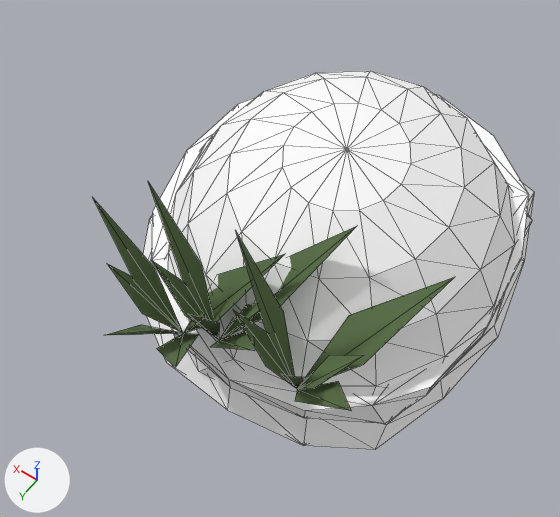
The glTF model assets/us/props/helmets/m1_foliage.glb: old version first, new version second.
Both versions are drawn from a 50 mm lens placed at (-0.153, 0.274, 0.343), pointed at (0.007, 0.049, -0.01). Arrows for +X, +Y and +Z are at lower left; the lights stay in place. The picture after the commit comes second. Mesh edges are drawn as thin lines. Where no turn or scale is listed for an object, it has been applied to the vertices. Vertices at exactly the same position are counted once.

Names of what the first picture shows: 'helmet_foliage_band', 'helmet_foliage_cover', 'helmet_foliage_foliage', 'helmet_foliage_foliage.001', 'helmet_foliage_foliage.002'.
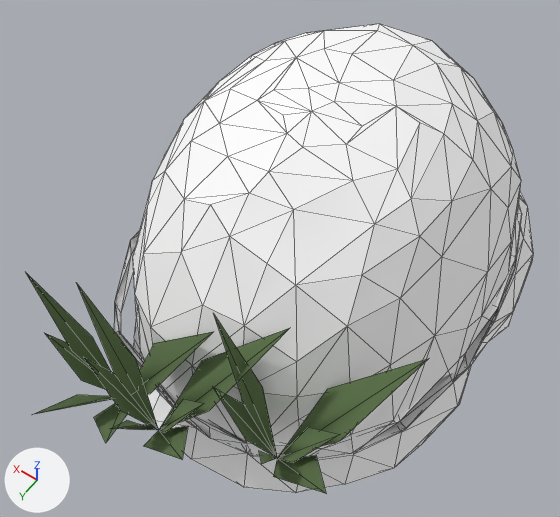
The edits, one by one:
me_helmet_foliage_band is used by ob_helmet_foliage_band; location (0.0, 0.0, 0.0).
me_helmet_foliage_band had 32 vertices, 60 faces and spanned x -0.111..0.105, y -0.108..0.121, z -0.045..0.013.
me_helmet_foliage_band now has 70 vertices, 140 faces and spans x -0.111..0.111, y -0.13..0.143, z -0.041..0.009.
me_helmet_foliage_band part 1: the whole mesh is rebuilt.
me_helmet_foliage_cover is used by ob_helmet_foliage_cover; location (0.0, 0.0, 0.0).
me_helmet_foliage_cover had 113 vertices, 204 faces and spanned x -0.115..0.115, y -0.121..0.121, z -0.07..0.07.
me_helmet_foliage_cover now has 277 vertices, 520 faces and spans x -0.117..0.112, y -0.151..0.153, z -0.071..0.121.
me_helmet_foliage_cover part 2: the loose piece of 81 vertices spanning x -0.108..0.11, y -0.105..0.116, z -0.067..0.07 is rebuilt with 277 vertices and now spans x -0.117..0.112, y -0.151..0.153, z -0.071..0.121.
me_helmet_foliage_cover part 3: the loose piece of 32 vertices spanning x -0.115..0.115, y -0.121..0.121, z -0.07..-0.005 is deleted.
Object 'helmet_foliage_band' (ob_helmet_foliage_band) moves from (0.0, 0.0, 0.0) to (0.0028, -0.001, -0.0253).
Object 'helmet_foliage_cover' (ob_helmet_foliage_cover) moves from (0.0, 0.0, 0.0) to (0.0028, -0.001, -0.0253).
Object 'helmet_foliage_foliage' (ob_helmet_foliage_foliage) moves from (0.0278, 0.1137, -0.0264) to (0.0396, 0.1546, -0.0513).
Object 'helmet_foliage_foliage.001' (ob_helmet_foliage_foliage_001) moves from (0.0009, 0.1137, -0.0085) to (0.0023, 0.165, -0.0312).
Object 'helmet_foliage_foliage.002' (ob_helmet_foliage_foliage_002) moves from (-0.0494, 0.1137, -0.0085) to (-0.0557, 0.1397, -0.0361).

Boxes [x1, y1, x2, y2] around the edits, measured in the pictures (560 x 517 px):
'helmet_foliage_cover', reshaped, moved (23% taller)
    before: [143, 71, 534, 450]
    after: [133, 24, 533, 492]
'helmet_foliage_foliage.002', moved
    before: [233, 230, 454, 411]
    after: [213, 315, 428, 493]
'helmet_foliage_band', reshaped, moved
    before: [152, 94, 529, 423]
    after: [114, 205, 522, 459]
'helmet_foliage_foliage.001', moved
    before: [149, 183, 357, 351]
    after: [77, 284, 290, 459]
'helmet_foliage_foliage', moved
    before: [93, 198, 285, 368]
    after: [26, 273, 213, 443]
part 2 of me_helmet_foliage_cover, rebuilt
    before: [164, 71, 532, 395]
    after: [133, 24, 533, 492]
part 3 of me_helmet_foliage_cover, deleted
    before: [143, 183, 534, 450]
